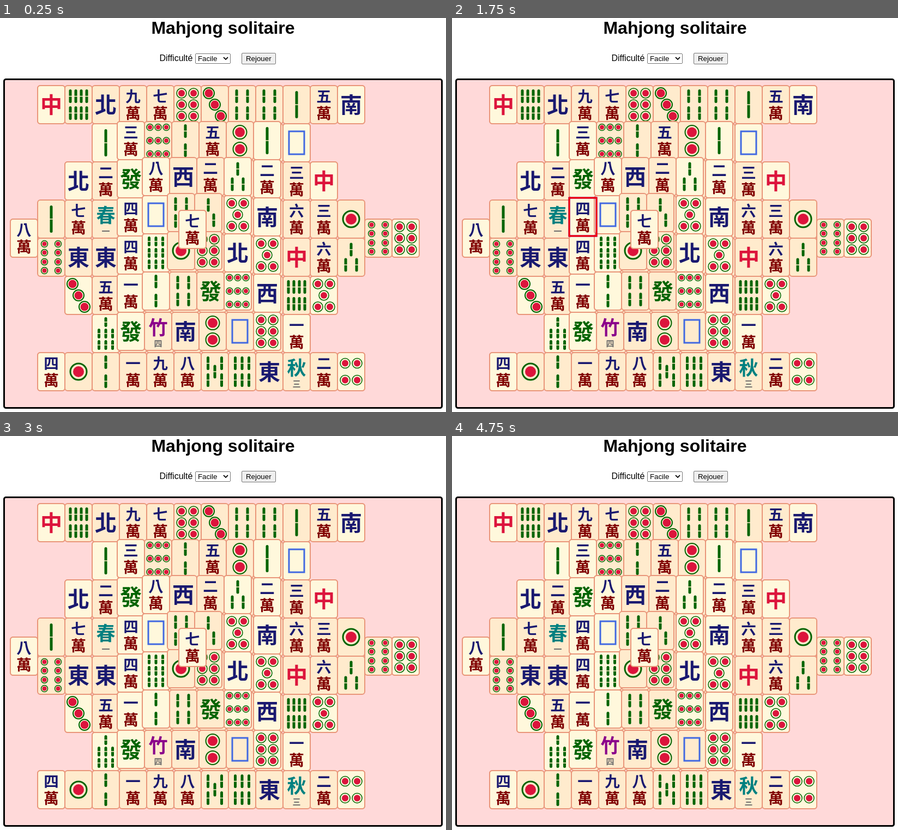
Above: before the commit, frames 1-4 (two rows, left to right).
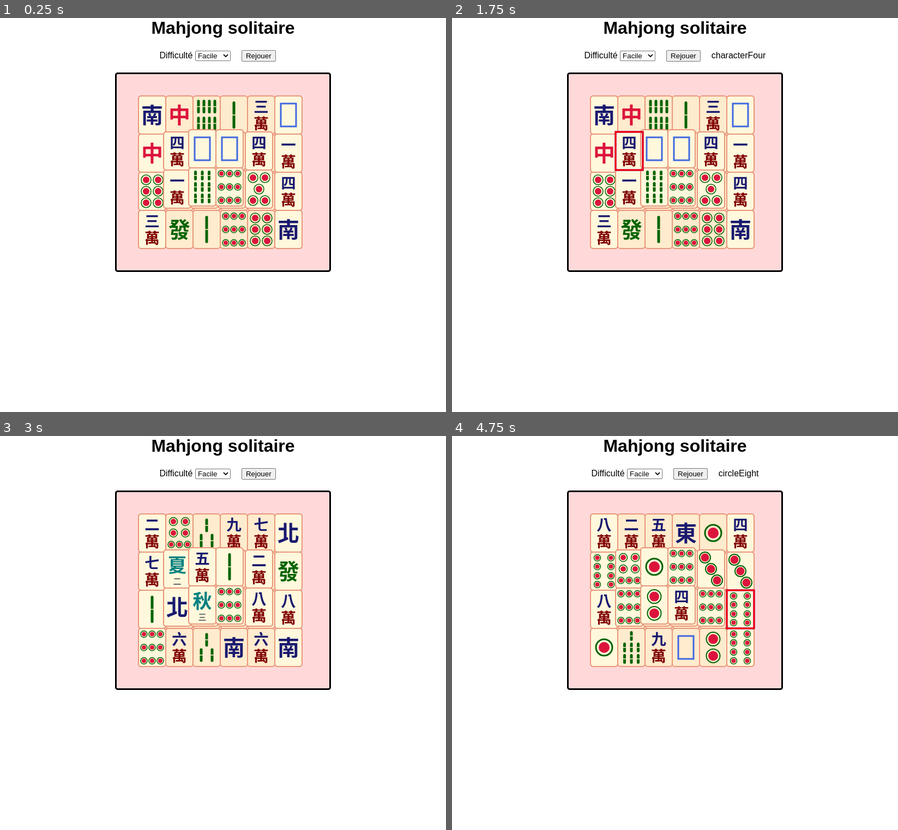
Above: after the commit, the same moments.

Repository: AlexDev2004/JeuxDeBureau
Game: browser game, page Mahjong/index.html
The game is run twice, just before and just after one commit, with the same random seed, the same clock (stepped at 60 frames per second) and the same inputs.
Inputs (mouse positions are in pixels of both pictures, inside the frame that each line leads up to; where the layout moved, square brackets give the same spot in the first picture):
- Up to frame 1 (0.25 s): no input
- Up to frame 2 (1.75 s): click (675, 171) [675, 242] at 0.27 s; hold Right 1.03-1.53 s; click (675, 191) [675, 278] at 1.07 s; tap Space at 1.1, 1.6 s; hold Down from 1.58 s (still down); click (630, 151) [585, 211] at 1.67 s
- Up to frame 3 (3 s): release Down at 1.85 s; hold Left 1.9-2.47 s; click "Rejouer" at 2.02 s; tap Space at 2.1, 2.6 s; click (267, 558) [312, 613] at 2.27 s; hold Up 2.52-2.82 s; click (254, 629) [289, 727] at 2.87 s; hold Right from 2.87 s (still down)
- Up to frame 4 (4.75 s): tap Space every 0.5 s from 3.1 to 4.6 s; click (621, 640) [563, 743] at 3.47 s; release Right at 3.53 s; hold Up 3.58-3.82 s; hold Left 3.87-4.3 s; click (675, 550) [675, 593] at 4.07 s; hold Down 4.35-4.68 s; click "Rejouer" at 4.52 s; click (737, 601) [804, 676] at 4.67 s; hold Right from 4.73 s (still down)

The runs differ from the first frame. In frame 1, 73% of the frame differs, in the area x 0-100%, y 8-100%; in frame 2, 73%; in frame 3, 73%; in frame 4, 73%.

Commit message:
Tetris

Diff:
--- a/Mahjong/index.html
+++ b/Mahjong/index.html
@@ -13,15 +13,15 @@
         <form>
             <label for="difficulte">Difficulté</label>
             <select id="difficulte">
-                <option value="0.2">Facile</option>
-                <option value="0.35">Moyen</option>
-                <option value="0.5">Difficile</option>
+                <option value="1">Facile</option>
+                <option value="2">Moyen</option>
+                <option value="3">Difficile</option>
             </select>
         </form>
         <button>Rejouer</button>
         <p></p>
     </nav>
-    <canvas width="800" height="600"></canvas>
+    <canvas width="830" height="640"></canvas>
     <h2></h2>
     <script src="tiles.js"></script>
     <script src="script.js"></script>
--- a/Mahjong/script.js
+++ b/Mahjong/script.js
@@ -1,6 +1,9 @@
 const canvas = document.querySelector('canvas');
 const ctx = canvas.getContext('2d');
 const endMesage = document.querySelector('h2');
+const difficulte = document.querySelector('select');
+const rejouer = document.querySelector('button');
+const nomTuile = document.querySelector('p');
 
 const tileWidth = 50;
 const tileHeight = 70;
@@ -15,6 +18,7 @@
         for(let i = 0; i < tile.count; i++){
             tiles.push({pair: tile.pair, type: tile.type});
         }
+
     });
 }
 
@@ -25,7 +29,7 @@
     buildTiles();
     layout = layoutModel.map(element => ({...element , retiree: false}));
 
-    while(tiles.length > 0){
+    while(layout.some(slot => !slot.retiree)){
         let slotFree = layout.filter(slot => !slot.retiree && check(slot));
         if(slotFree.length < 2){
             countTryLayout++;
@@ -150,8 +154,8 @@
 // Position (en pixels) du coin haut-gauche d'une tuile
 function tilePosition(tile){
     return {
-        x: tile.x * (tileWidth / 2) - (tile.z * 4) + 10,
-        y: tile.y * (tileHeight / 2) - (tile.z * 4) + 10
+        x: tile.x * (tileWidth / 2) - (tile.z * 4) + 40,
+        y: tile.y * (tileHeight / 2) - (tile.z * 4) + 40
     };
 }
 
@@ -173,8 +177,30 @@
     let zMax = 0;
     let tileHovered = null;
     let tileClicked = null;
-
-function startGame(){
+    let layoutModel = [];
+    let difficulteActu;
+
+function startGame(niveau){
+    layoutModel = [];
+    switch(niveau){
+        case 1:
+            layoutModel = layoutEasy.map(element => ({...element}));
+            canvas.width = 390;
+            canvas.height = 360;
+            difficulteActu = 1;
+            break;
+        case 2:
+            layoutModel = layoutMedium.map(element => ({...element}));
+            canvas.width = 490;
+            canvas.height = 500;
+            difficulteActu = 2;
+            break;
+        case 3:
+            layoutModel = layoutDifficult.map(element => ({...element}));
+            canvas.width = 830;
+            canvas.height = 640;
+            difficulteActu = 3;
+    }
     endMesage.innerText = '';
     tileHovered = null;
     tileClicked = null;
@@ -188,7 +214,7 @@
 
     drawLayout();
 }
-startGame();
+startGame(1);
 
 
 // Event
@@ -208,15 +234,17 @@
 
 canvas.addEventListener('click' , (e) => {
     let tile = findTileAt(e.offsetX , e.offsetY);
-    if(!check(tile)) tile = null;
+    if(tile !== null && !check(tile)) tile = null;
     if(tile == null){
         tileClicked = null;
         drawLayout();
+        nomTuile.innerText = '';
         return;
     }
     if(tile === tileClicked) {
         tileClicked = null;
         drawLayout();
+        nomTuile.innerText = '';
         return;
     }
     if(tileClicked != null && tileClicked.pair === tile.pair){
@@ -225,6 +253,7 @@
         tileClicked = null;
         tileHovered = null;
         drawLayout();
+        nomTuile.innerText = '';
 
         if(layout.every(t => t.retiree)){
             endMesage.innerText = 'Gagné !';
@@ -234,6 +263,7 @@
     }
     tileClicked = tile;
     drawLayout();
+    nomTuile.innerText = tile.type;
 });
 
 function hasMove(){
@@ -245,3 +275,12 @@
     }
     return false;
 }
+
+rejouer.addEventListener('click', () => {
+    startGame(difficulteActu);
+});
+
+difficulte.addEventListener('change' , (e) => {
+    const niveau = Number(e.target.value);
+    startGame(niveau);
+});
--- a/Mahjong/style.css
+++ b/Mahjong/style.css
@@ -4,3 +4,6 @@
     margin-top: 20px;
     border: rgb(0, 0, 0) solid 3px;
 }
+p{
+    margin: 0;
+}
--- a/Mahjong/tiles.js
+++ b/Mahjong/tiles.js
@@ -372,7 +372,7 @@
 // z est l'étage (0 = sol).
 // Taille du canvas conseillée : 800 x 600.
 
-const layoutModel = [
+const layoutDifficult = [
     // --------- ETAGE 0 (87) ---------
     {x: 2, y: 0, z: 0}, {x: 4, y: 0, z: 0}, {x: 6, y: 0, z: 0}, {x: 8, y: 0, z: 0}, {x: 10, y: 0, z: 0}, {x: 12, y: 0, z: 0},
     {x: 14, y: 0, z: 0}, {x: 16, y: 0, z: 0}, {x: 18, y: 0, z: 0}, {x: 20, y: 0, z: 0}, {x: 22, y: 0, z: 0}, {x: 24, y: 0, z: 0},
@@ -405,3 +405,41 @@
     // --------- ETAGE 4 (1) ---------
     {x: 13, y: 7, z: 4}
 ];
+
+// Dispositions plus petites que la tortue. Positions seulement, nombre d'emplacements pair.
+// x et y en demi-tuiles (une tuile = 2 x 2 unités), z = étage.
+
+// FACILE : 36 emplacements (18 paires), canvas conseillé : 400 x 350
+const layoutEasy = [
+    // --------- ETAGE 0 (24) ---------
+    {x: 0, y: 0, z: 0}, {x: 2, y: 0, z: 0}, {x: 4, y: 0, z: 0}, {x: 6, y: 0, z: 0}, {x: 8, y: 0, z: 0}, {x: 10, y: 0, z: 0},
+    {x: 0, y: 2, z: 0}, {x: 2, y: 2, z: 0}, {x: 4, y: 2, z: 0}, {x: 6, y: 2, z: 0}, {x: 8, y: 2, z: 0}, {x: 10, y: 2, z: 0},
+    {x: 0, y: 4, z: 0}, {x: 2, y: 4, z: 0}, {x: 4, y: 4, z: 0}, {x: 6, y: 4, z: 0}, {x: 8, y: 4, z: 0}, {x: 10, y: 4, z: 0},
+    {x: 0, y: 6, z: 0}, {x: 2, y: 6, z: 0}, {x: 4, y: 6, z: 0}, {x: 6, y: 6, z: 0}, {x: 8, y: 6, z: 0}, {x: 10, y: 6, z: 0},
+    // --------- ETAGE 1 (8) ---------
+    {x: 2, y: 2, z: 1}, {x: 4, y: 2, z: 1}, {x: 6, y: 2, z: 1}, {x: 8, y: 2, z: 1}, {x: 2, y: 4, z: 1}, {x: 4, y: 4, z: 1},
+    {x: 6, y: 4, z: 1}, {x: 8, y: 4, z: 1},
+    // --------- ETAGE 2 (4) ---------
+    {x: 4, y: 2, z: 2}, {x: 6, y: 2, z: 2}, {x: 4, y: 4, z: 2}, {x: 6, y: 4, z: 2}
+];
+
+// MOYEN : 80 emplacements (40 paires), canvas conseillé : 500 x 480
+const layoutMedium = [
+    // --------- ETAGE 0 (48) ---------
+    {x: 0, y: 0, z: 0}, {x: 2, y: 0, z: 0}, {x: 4, y: 0, z: 0}, {x: 6, y: 0, z: 0}, {x: 8, y: 0, z: 0}, {x: 10, y: 0, z: 0},
+    {x: 12, y: 0, z: 0}, {x: 14, y: 0, z: 0}, {x: 0, y: 2, z: 0}, {x: 2, y: 2, z: 0}, {x: 4, y: 2, z: 0}, {x: 6, y: 2, z: 0},
+    {x: 8, y: 2, z: 0}, {x: 10, y: 2, z: 0}, {x: 12, y: 2, z: 0}, {x: 14, y: 2, z: 0}, {x: 0, y: 4, z: 0}, {x: 2, y: 4, z: 0},
+    {x: 4, y: 4, z: 0}, {x: 6, y: 4, z: 0}, {x: 8, y: 4, z: 0}, {x: 10, y: 4, z: 0}, {x: 12, y: 4, z: 0}, {x: 14, y: 4, z: 0},
+    {x: 0, y: 6, z: 0}, {x: 2, y: 6, z: 0}, {x: 4, y: 6, z: 0}, {x: 6, y: 6, z: 0}, {x: 8, y: 6, z: 0}, {x: 10, y: 6, z: 0},
+    {x: 12, y: 6, z: 0}, {x: 14, y: 6, z: 0}, {x: 0, y: 8, z: 0}, {x: 2, y: 8, z: 0}, {x: 4, y: 8, z: 0}, {x: 6, y: 8, z: 0},
+    {x: 8, y: 8, z: 0}, {x: 10, y: 8, z: 0}, {x: 12, y: 8, z: 0}, {x: 14, y: 8, z: 0}, {x: 0, y: 10, z: 0}, {x: 2, y: 10, z: 0},
+    {x: 4, y: 10, z: 0}, {x: 6, y: 10, z: 0}, {x: 8, y: 10, z: 0}, {x: 10, y: 10, z: 0}, {x: 12, y: 10, z: 0}, {x: 14, y: 10, z: 0},
+    // --------- ETAGE 1 (24) ---------
+    {x: 2, y: 2, z: 1}, {x: 4, y: 2, z: 1}, {x: 6, y: 2, z: 1}, {x: 8, y: 2, z: 1}, {x: 10, y: 2, z: 1}, {x: 12, y: 2, z: 1},
+    {x: 2, y: 4, z: 1}, {x: 4, y: 4, z: 1}, {x: 6, y: 4, z: 1}, {x: 8, y: 4, z: 1}, {x: 10, y: 4, z: 1}, {x: 12, y: 4, z: 1},
+    {x: 2, y: 6, z: 1}, {x: 4, y: 6, z: 1}, {x: 6, y: 6, z: 1}, {x: 8, y: 6, z: 1}, {x: 10, y: 6, z: 1}, {x: 12, y: 6, z: 1},
+    {x: 2, y: 8, z: 1}, {x: 4, y: 8, z: 1}, {x: 6, y: 8, z: 1}, {x: 8, y: 8, z: 1}, {x: 10, y: 8, z: 1}, {x: 12, y: 8, z: 1},
+    // --------- ETAGE 2 (8) ---------
+    {x: 4, y: 4, z: 2}, {x: 6, y: 4, z: 2}, {x: 8, y: 4, z: 2}, {x: 10, y: 4, z: 2}, {x: 4, y: 6, z: 2}, {x: 6, y: 6, z: 2},
+    {x: 8, y: 6, z: 2}, {x: 10, y: 6, z: 2}
+];
--- /dev/null
+++ b/Tetris/exemple.js
@@ -0,0 +1,169 @@
+const statScreen = document.querySelector('#stat');
+let ctx = statScreen.getContext('2d');
+
+// Dessin des briques d'exemples
+let y = 1;
+// I
+ctx.strokeStyle = 'black';
+ctx.lineWidth = 5;
+ctx.beginPath();
+ctx.roundRect(30,y*30,120,30,3);
+ctx.stroke();
+
+ctx.fillStyle = 'red';
+ctx.strokeStyle = 'darkRed';
+ctx.lineWidth = 2;
+for(let i = 1 ; i < 5 ; i++){
+    ctx.beginPath();
+    ctx.roundRect(i*30,y*30,30,30,3);
+    ctx.fill();
+    ctx.stroke();
+}
+y += 2;
+// O
+
+ctx.strokeStyle = 'black';
+ctx.lineWidth = 5;
+ctx.beginPath();
+ctx.roundRect(30,y*30,60,60,3);
+ctx.stroke();
+
+ctx.fillStyle = 'blue';
+ctx.strokeStyle = 'DarkBlue';
+ctx.lineWidth = 2;
+for(let i = 1 ; i < 3 ; i++){
+    for(let j = y ; j < y+2 ; j++){
+        ctx.beginPath();
+        ctx.roundRect(i*30,j*30,30,30,3);
+        ctx.fill();
+        ctx.stroke();
+    }
+}
+y += 3;
+// T
+ctx.strokeStyle = 'black';
+ctx.lineWidth = 5;
+ctx.beginPath();
+ctx.roundRect(30,y*30,90,30,3);
+ctx.stroke();
+ctx.beginPath();
+ctx.roundRect(60,(y+1)*30,30,30,3);
+ctx.stroke();
+
+ctx.fillStyle = 'limeGreen';
+ctx.strokeStyle = 'green';
+ctx.lineWidth = 2;
+for(let i = 1 ; i < 4 ; i++){
+    ctx.beginPath();
+    ctx.roundRect(i*30,y*30,30,30,3);
+    ctx.fill();
+    ctx.stroke();
+}
+ctx.beginPath();
+ctx.roundRect(60,(y+1)*30,30,30,3);
+ctx.fill();
+ctx.stroke();
+y+=3;
+
+// L
+ctx.strokeStyle = 'black';
+ctx.lineWidth = 5;
+ctx.beginPath();
+ctx.roundRect(30,y*30,30,30,3);
+ctx.stroke();
+ctx.beginPath();
+ctx.roundRect(30,(y+1)*30,90,30,3);
+ctx.stroke();
+
+ctx.fillStyle = 'gold';
+ctx.strokeStyle = 'goldenRod';
+ctx.lineWidth = 2;
+ctx.beginPath();
+ctx.roundRect(30,y*30,30,30,3);
+ctx.fill();
+ctx.stroke();
+for(let i = 1 ; i < 4 ; i++){
+    ctx.beginPath();
+    ctx.roundRect(i*30,(y+1)*30,30,30,3);
+    ctx.fill();
+    ctx.stroke();
+}
+y+=3;
+
+// S
+ctx.strokeStyle = 'black';
+ctx.lineWidth = 5;
+ctx.beginPath();
+ctx.roundRect(30,y*30,60,30,3);
+ctx.stroke();
+ctx.beginPath();
+ctx.roundRect(60,(y+1)*30,60,30,3);
+ctx.stroke();
+
+ctx.fillStyle = 'darkViolet';
+ctx.strokeStyle = 'indigo';
+ctx.lineWidth = 2;
+for(let i = 1 ; i < 3 ; i++){
+    ctx.beginPath();
+    ctx.roundRect(i*30,y*30,30,30,3);
+    ctx.fill();
+    ctx.stroke();
+}
+y++;
+for(let i = 2 ; i < 4 ; i++){
+    ctx.beginPath();
+    ctx.roundRect(i*30,y*30,30,30,3);
+    ctx.fill();
+    ctx.stroke();
+}
+y+=2;
+// J
+ctx.strokeStyle = 'black';
+ctx.lineWidth = 5;
+ctx.beginPath();
+ctx.roundRect(90,y*30,30,30,3);
+ctx.stroke();
+ctx.beginPath();
+ctx.roundRect(30,(y+1)*30,90,30,3);
+ctx.stroke();
+
+ctx.fillStyle = 'PaleVioletRed';
+ctx.strokeStyle = 'MediumVioletRed';
+ctx.lineWidth = 2;
+ctx.beginPath();
+ctx.roundRect(90,y*30,30,30,3);
+ctx.fill();
+ctx.stroke();
+for(let i = 1 ; i < 4 ; i++){
+    ctx.beginPath();
+    ctx.roundRect(i*30,(y+1)*30,30,30,3);
+    ctx.fill();
+    ctx.stroke();
+}
+y+=3;
+// Z
+ctx.strokeStyle = 'black';
+ctx.lineWidth = 5;
+ctx.beginPath();
+ctx.roundRect(60,y*30,60,30,3);
+ctx.stroke();
+ctx.beginPath();
+ctx.roundRect(30,(y+1)*30,60,30,3);
+ctx.stroke();
+
+ctx.fillStyle = 'turquoise';
+ctx.strokeStyle = 'teal';
+ctx.lineWidth = 2;
+for(let i = 2 ; i < 4 ; i++){
+    ctx.beginPath();
+    ctx.roundRect(i*30,y*30,30,30,3);
+    ctx.fill();
+    ctx.stroke();
+}
+y++;
+for(let i = 1 ; i < 3 ; i++){
+    ctx.beginPath();
+    ctx.roundRect(i*30,y*30,30,30,3);
+    ctx.fill();
+    ctx.stroke();
+}
--- /dev/null
+++ b/Tetris/index.html
@@ -0,0 +1,33 @@
+<!DOCTYPE html>
+<html lang="fr">
+<head>
+    <meta charset="UTF-8">
+    <meta name="viewport" content="width=device-width, initial-scale=1.0">
+    <title>Tetris</title>
+    <link rel="stylesheet" href="../style.css">
+    <link rel="stylesheet" href="style.css">
+</head>
+<body>
+    <h1>Tetris</h1>
+    <nav>
+        <form>
+            <label for="difficulte">Difficulté</label>
+            <select id="difficulte">
+                <option value="0.2">Facile</option>
+                <option value="0.35">Moyen</option>
+                <option value="0.5">Difficile</option>
+            </select>
+        </form>
+        <button>Rejouer</button>
+        <p></p>
+    </nav>
+    <section>
+        <canvas id="stat" width="180" height="630"></canvas>
+        <canvas id="canva" width="300" height="630"></canvas>
+        <canvas id="preview" width="180" height="180"></canvas>
+    </section>
+    <h2></h2>
+    <script src="exemple.js"></script>
+    <script src="script.js"></script>
+</body>
+</html>
--- /dev/null
+++ b/Tetris/script.js
@@ -0,0 +1,271 @@
+// PDO
+const canvas = document.querySelector('#canva');
+ctx = canvas.getContext('2d');
+const previewZone = document.querySelector('#preview');
+const ctx2 = previewZone.getContext('2d');
+const rejouer = document.querySelector('button');
+const difficulte = document.querySelector('select');
+const endMessage = document.querySelector('h2');
+const scoreZone = document.querySelector('p');
+
+// Initialisation
+const bricks = {
+    I: { color: 'red',           border: 'darkRed',         cells: [[3,0] , [4,0] , [5,0] , [6,0]] , pivot: [4.5,0.5] },
+    O: { color: 'blue',          border: 'DarkBlue',        cells: [[4,0] , [5,0] , [4,1] , [5,1]] , pivot: [4.5,0.5] },
+    T: { color: 'limeGreen',     border: 'green',           cells: [[3,0] , [4,0] , [5,0] , [4,1]] , pivot: [4,0] },
+    J: { color: 'gold',          border: 'goldenRod',       cells: [[3,0] , [3,1] , [4,1] , [5,1]] , pivot: [4,1] },
+    Z: { color: 'darkViolet',    border: 'indigo',          cells: [[3,0] , [4,0] , [4,1] , [5,1]] , pivot: [4,1] },
+    L: { color: 'PaleVioletRed', border: 'MediumVioletRed', cells: [[5,0] , [3,1] , [4,1] , [5,1]] , pivot: [4,1] },
+    S: { color: 'turquoise',     border: 'teal',            cells: [[4,0] , [5,0] , [3,1] , [4,1]] , pivot: [4,1] }
+}
+
+let brickFall = {};
+let brickNext = {};
+let boucle = null;
+let moveInfo = 'none';
+let blocs = [];
+let blocId;
+let score;
+let fallTime;
+
+// Dessin
+function drawGrid(){
+    ctx.strokeStyle = 'black';
+    ctx.lineWidth = 0.3;
+
+    for(let i = 1; i < 10 ; i++){
+        ctx.beginPath();
+        ctx.moveTo(i*30 , 0);
+        ctx.lineTo(i*30 , canvas.height);
+        ctx.stroke();
+    }
+    for(let i = 1; i < 21 ; i++){
+        ctx.beginPath();
+        ctx.moveTo(0,i*30);
+        ctx.lineTo(canvas.width , i*30);
+        ctx.stroke();
+    }
+}
+
+function drawBrick(){
+    ctx.strokeStyle = brickFall.border;
+    ctx.fillStyle = brickFall.color;
+    ctx.lineWidth = 2;
+
+    brickFall.cells.forEach(bloc => {
+        ctx.beginPath();
+        ctx.roundRect(bloc[0]*30 , bloc[1]*30 , 30 , 30 , 3);
+        ctx.fill();
+        ctx.stroke();
+    });
+}
+
+function drawNext(){
+    ctx2.strokeStyle = brickNext.border;
+    ctx2.fillStyle = brickNext.color;
+    ctx2.lineWidth = 2;
+
+    brickNext.cells.forEach(bloc => {
+        ctx2.beginPath();
+        ctx2.roundRect((bloc[0]-2)*30 , (bloc[1]+2)*30 , 30 , 30 , 3);
+        ctx2.fill();
+        ctx2.stroke();
+    });
+}
+function drawBlocs(){
+    ctx.lineWidth = 2;
+
+    blocs.forEach(bloc => {
+        ctx.fillStyle = bloc.color;
+        ctx.strokeStyle = bloc.border;
+
+        ctx.beginPath();
+        ctx.roundRect(bloc.x*30 , bloc.y*30 , 30 , 30 , 3);
+        ctx.fill();
+        ctx.stroke();
+    });
+}
+
+// Système
+function randomBrick(){
+    const cles = Object.values(bricks);
+    return cles[Math.floor(Math.random()*cles.length)];
+}
+
+function fall(){
+    let checkP = true;
+    brickFall.cells.forEach(cell => cell[1]++);
+
+    if(brickFall.cells.some(cell => cell[1] > 20 || (blocs.some(bloc => cell[0] === bloc.x && cell[1] === bloc.y)))){
+        brickFall.cells.forEach(cell => {
+            cell[1]--;
+            checkP = false;
+        });
+
+        brickFall.cells.forEach(cell => {
+            blocs.push({
+                x: cell[0],
+                y: cell[1],
+                color: brickFall.color,
+                border: brickFall.border
+            });
+        });
+        brickFall = structuredClone(brickNext);
+        brickNext = randomBrick();
+
+        if(brickFall.cells.some(cell => (blocs.some(bloc => cell[0] === bloc.x && cell[1] === bloc.y)))){
+            stop();
+            endMessage.innerText = 'Perdu !'
+        }
+    }
+    if(checkP) brickFall.pivot[1] ++;
+}
+function left(){
+    let check = true;
+    let checkP = false;
+    brickFall.cells.forEach(element => {
+        if(element[0] <= 0) check = false;
+    });
+    brickFall.cells.forEach(element => {
+        if(check) {
+            element[0]--;
+            checkP = true;
+        }
+    });
+    if(checkP) brickFall.pivot[0] --;
+}
+function right(){
+    let check = true;
+    let checkP = false;
+    brickFall.cells.forEach(element => {
+        if(element[0] >= 9) check = false;
+    });
+    brickFall.cells.forEach(element => {
+        if(check) {
+            element[0]++;
+            checkP = true;
+        }
+    });
+    if(checkP) brickFall.pivot[0] ++;
+}
+
+function line(){
+    let lignes = [];
+    blocs.forEach(bloc => {
+        const ligne = blocs.filter(element => element.y === bloc.y);
+        if(ligne.length === 10 && !lignes.includes(bloc.y)) lignes.push(bloc.y);
+    });
+    blocs = blocs.filter(bloc => !lignes.includes(bloc.y));
+    blocs.forEach(bloc => {
+        bloc.y += lignes.filter(ligne => ligne > bloc.y).length;
+    });
+    if(lignes.length > 0) {
+        score++;
+        scoreZone.innerText = 'Score : '+score;
+    }
+}
+
+function rotate(sens){
+    let pX = brickFall.pivot[0];
+    let pY = brickFall.pivot[1];
+
+    let newCells = [];
+    if(sens === 'rotateRight'){
+        brickFall.cells.forEach(cell => {
+            newCells.push([
+                pX + pY - cell[1] ,
+                pY - pX + cell[0]
+            ]);
+        });
+    }else if(sens === 'rotateLeft'){
+        brickFall.cells.forEach(cell => {
+            newCells.push([
+                pX - pY + cell[1] ,
+                pY + pX - cell[0]
+            ]);
+        });
+    }
+
+    if(!newCells.some(cell => blocs.some(bloc => cell[0] === bloc.x && cell[1] === bloc.y) || cell[0] < 0 || cell[0] > 9 || cell[1] > 20)){
+        brickFall.cells = newCells;
+    }
+}
+
+// Jeu
+function tick(){
+    let positions = brickFall.cells.map(cell => [...cell]);
+    switch(moveInfo){
+        case 'left':
+            left();
+            break;
+        case 'right':
+            right();
+            break;
+        case 'rotateRight':
+            rotate('rotateRight');
+            break;
+        case 'rotateLeft':
+            rotate('rotateLeft');
+            break;
+    }
+    blocs.forEach(bloc => {
+        if(brickFall.cells.some(cell => cell[0] === bloc.x && cell[1] === bloc.y)){
+            brickFall.cells = positions;
+        }
+    });
+
+    moveInfo = 'none';
+
+    if(fallTime % 2 === 0) fall();
+    fallTime ++;
+
+    ctx.clearRect(0, 0, canvas.width, canvas.height);
+    ctx2.clearRect(0, 0, canvas.width, canvas.height);
+
+    drawGrid();
+    drawBrick();
+    drawNext();
+    drawBlocs();
+    line();
+    drawBlocs();
+}
+
+function loop(){
+    clearInterval(boucle);
+    boucle = setInterval(tick , 200);
+}
+
+function stop(){
+    clearInterval(boucle);
+}
+
+function startGame(){
+    blocId = 0;
+    score = 0;
+    fallTime = 0;
+    scoreZone.innerText = 'Score : ' + score;
+    brickNext = randomBrick();
+    brickFall = structuredClone(randomBrick());
+    loop();
+}
+
+startGame();
+
+// Event
+document.addEventListener('keydown' , (e) => {
+    e.preventDefault();
+    switch(e.key){
+        case 'ArrowLeft':
+            moveInfo = 'left';
+            break;
+        case 'ArrowRight':
+            moveInfo = 'right';
+            break;
+        case 'ArrowUp':
+            moveInfo = 'rotateLeft';
+            break;
+        case 'ArrowDown':
+            moveInfo = 'rotateRight';
+            break;
+    }
+});
--- /dev/null
+++ b/Tetris/style.css
@@ -0,0 +1,16 @@
+canvas{
+    background-color: rgb(58, 58, 58);
+    border-radius: 5px;
+    margin-top: 20px;
+    border: rgb(0, 0, 0) solid 3px;
+}
+
+#preview{
+    width: 180px;
+    height: 180px;
+}
+
+section{
+    display: flex;
+    gap: 20px;
+}
